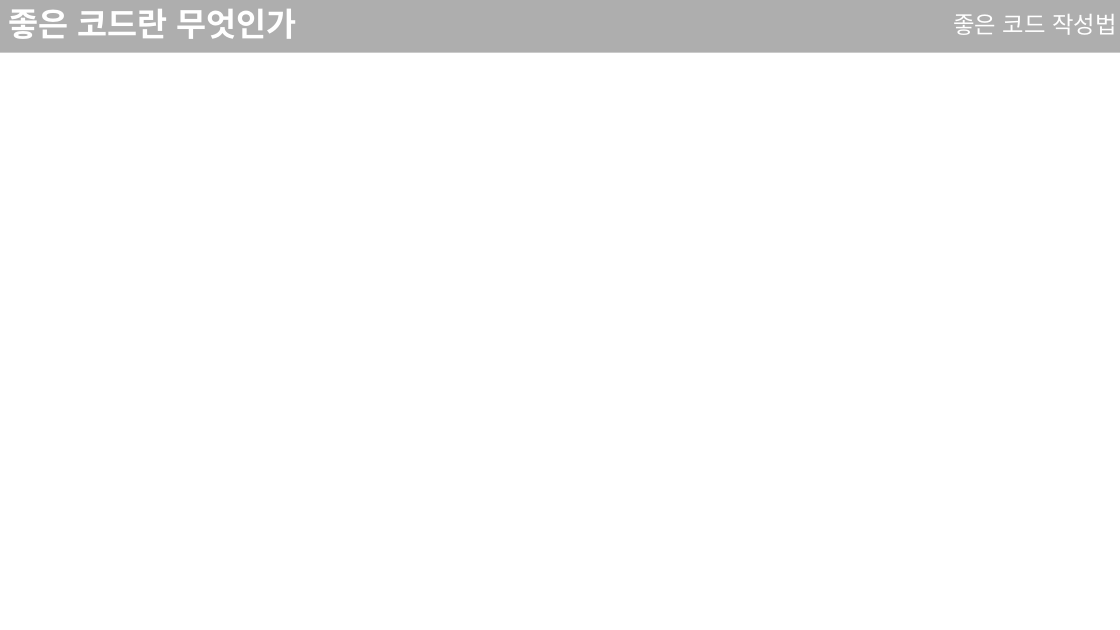
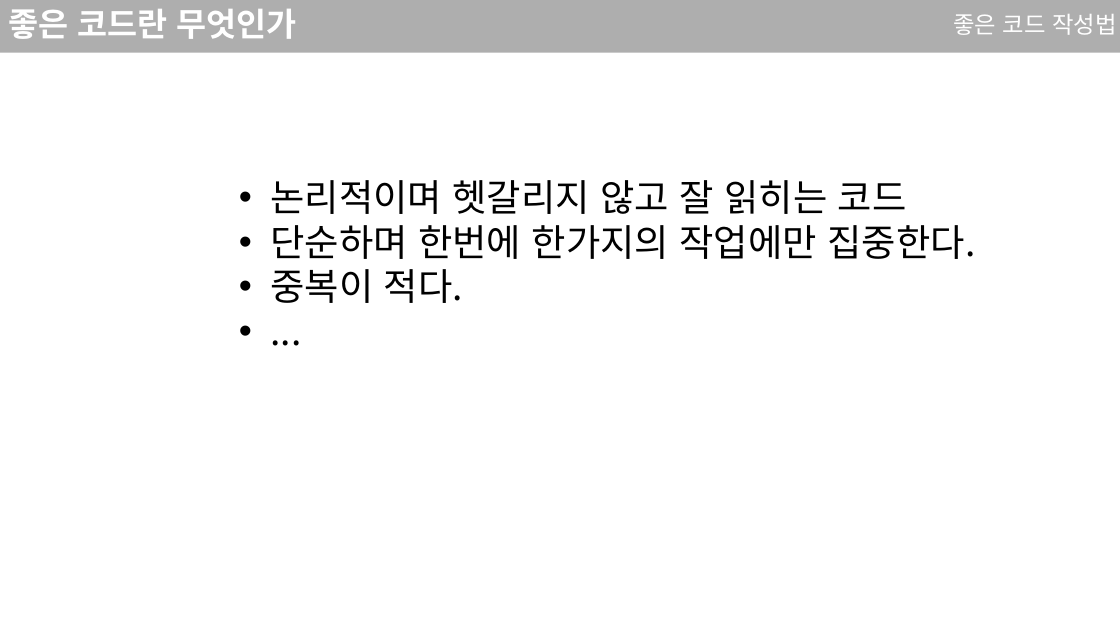
Before and after one commit to sjsjsj1246/EC_C_Language_Study, a slide deck: slide 6 of ppt/8강.pptx (slide 5 before the commit). Drawn at 1120x630 pixels with LibreOffice and Linux fonts; fonts in the diff are those of the drawing. Boxes give left, top, right and bottom in pixels: in the first picture for what was removed or moved away, otherwise in the second. Text is boxed around its words. In the diff, an @@ line names an element or a change of style, - is before the commit and + after.

```diff
--- a/ppt/8강.pptx
+++ b/ppt/8강.pptx
@@ text added at box(270, 180, 976, 303), 32 pt, text #000000 @@
+• 논리적이며 헷갈리지 않고 잘 읽히는 코드
+• 단순하며 한번에 한가지의 작업에만 집중한다.
+• 중복이 적다.
+• ...
```
Also in this commit, not shown: 2 other slides changed, 1 slide added, 1 other file.
